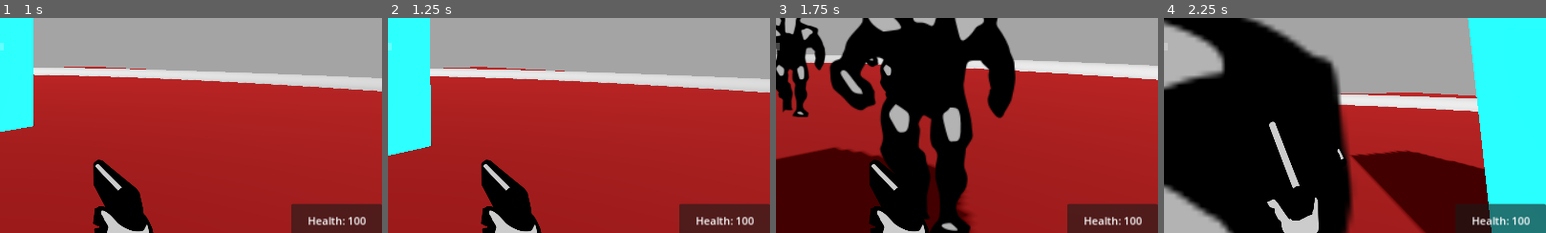
Above: before the commit, frames 1-4 (left to right).
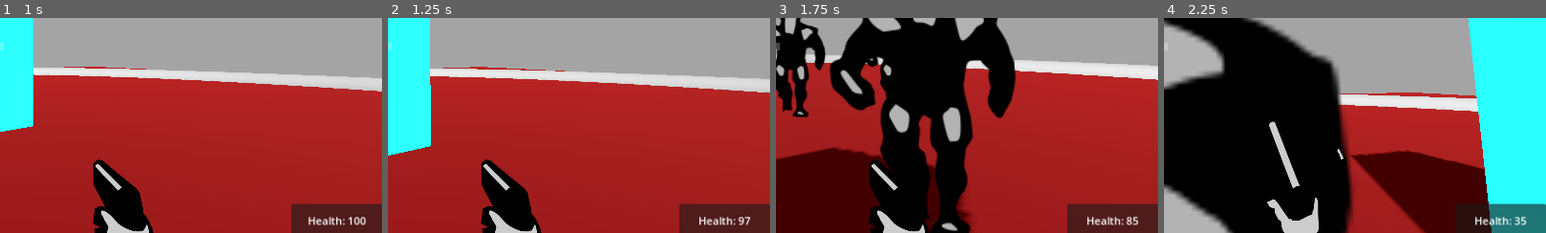
Above: after the commit, the same moments.

Repository: RomainMendez/orbitalgamejam2024
Game: Godot game, scene res://world.tscn
Two runs of this game, one before a commit and one after it. Both use one fixed random seed, a clock stepped at 60 frames per second and the inputs below.
Inputs (mouse positions are % of the whole screen's width and height, from its top left):
- Up to frame 1 (1 s): move the mouse to (55, 50) at 0.52 s; hold W (move_forwards) from 0.53 s (still down); click (55, 50) at 0.6 s
- Up to frame 2 (1.25 s): keep holding W (move_forwards)
- Up to frame 3 (1.75 s): keep holding W (move_forwards); move the mouse to (45, 50) at 1.27 s; click (45, 50) at 1.35 s
- Up to frame 4 (2.25 s): keep holding W (move_forwards); move the mouse to (52, 48) at 2.02 s; click (52, 48) at 2.1 s
The pictures show only the part of the screen within x 50-100%, y 43-93%; the shares and areas given below are measured in that part.

Frame 1 is identical in both runs. In frame 2, 0.4% of the frame differs, in the area x 80-96%, y 92-97%; in frame 3, 0.4%; in frame 4, 0.4%.

Commit message:
Update health bar with player hitpoint value

Diff:
--- /dev/null
+++ b/projet_godot/Label.gd
@@ -0,0 +1,13 @@
+extends Label
+
+@onready var player : CharacterBody3D = get_tree().get_first_node_in_group("player")
+
+# Called when the node enters the scene tree for the first time.
+func _ready():
+	pass # Replace with function body.
+
+
+# Called every frame. 'delta' is the elapsed time since the previous frame.
+func _process(delta):
+#	print('bonjour', self.text)
+	self.text = str('Health: ', player.health_points)
--- a/projet_godot/player.tscn
+++ b/projet_godot/player.tscn
@@ -1,8 +1,9 @@
-[gd_scene load_steps=11 format=3 uid="uid://2go8h24o332j"]
+[gd_scene load_steps=12 format=3 uid="uid://2go8h24o332j"]
 
 [ext_resource type="Script" path="res://player.gd" id="1_ltc0k"]
 [ext_resource type="Texture2D" uid="uid://ducwu1mhnqckn" path="res://gun_sprites.png" id="1_wsjox"]
 [ext_resource type="AudioStream" uid="uid://cvrq385m34nc5" path="res://revolver_shot1.wav" id="2_j75ot"]
+[ext_resource type="Script" path="res://Label.gd" id="3_d72uy"]
 
 [sub_resource type="CapsuleShape3D" id="CapsuleShape3D_7xmbu"]
 
@@ -196,6 +197,7 @@
 grow_horizontal = 2
 grow_vertical = 2
 text = "Health: 100"
+script = ExtResource("3_d72uy")
 
 [node name="ShootSound" type="AudioStreamPlayer" parent="."]
 stream = ExtResource("2_j75ot")
